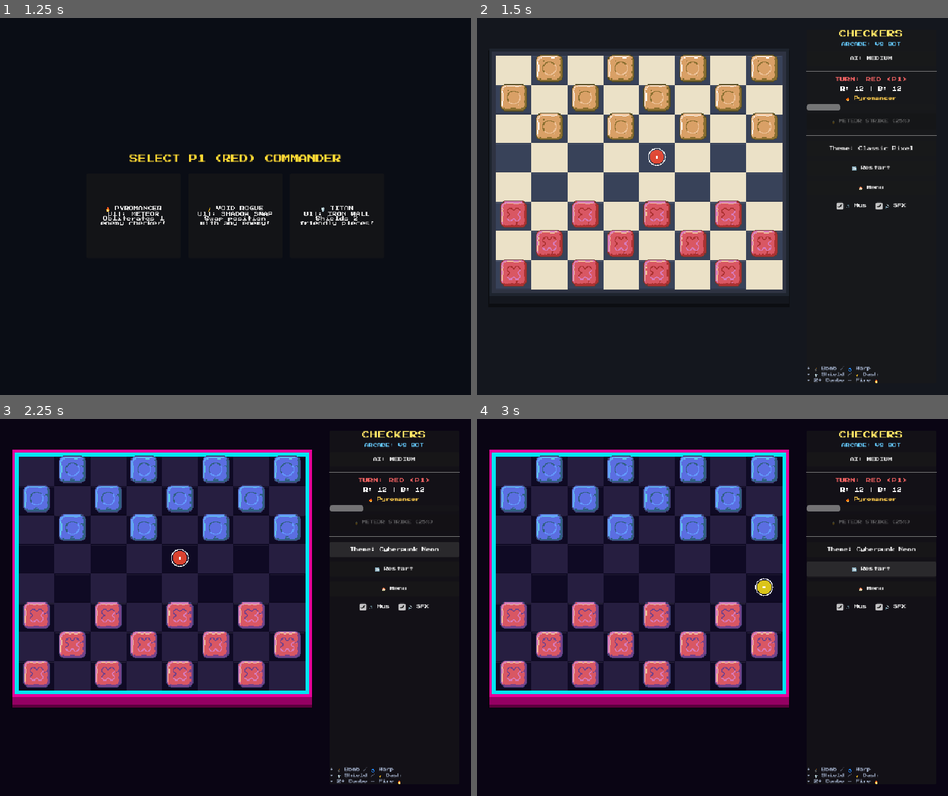
Above: before the commit, frames 1-4 (two rows, left to right).
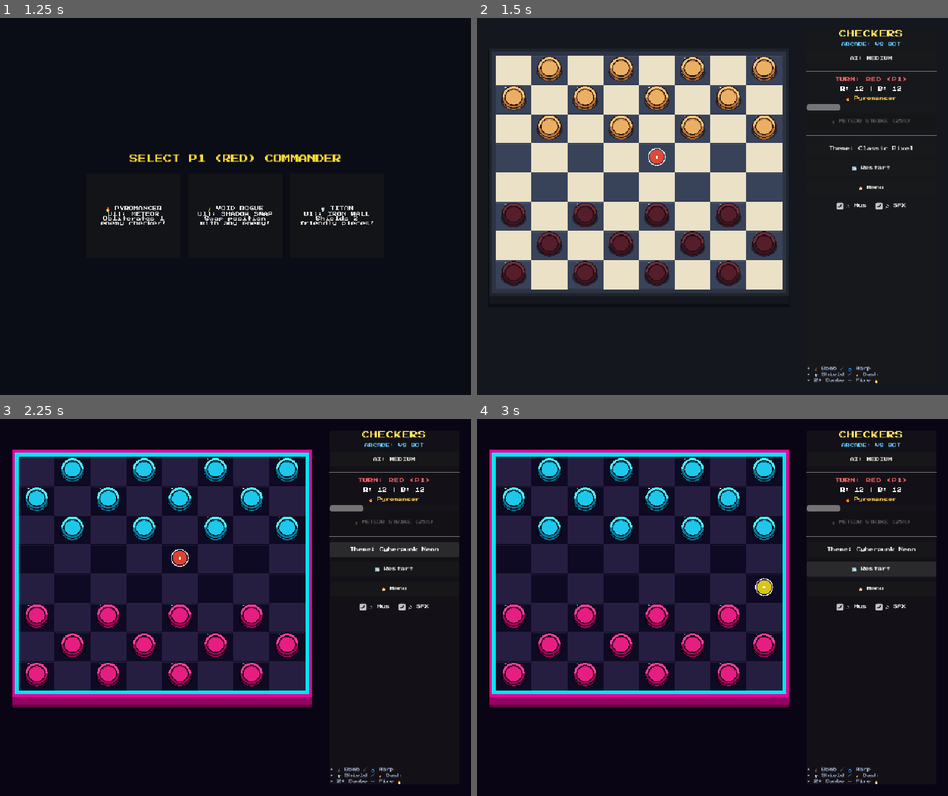
Above: after the commit, the same moments.

Repository: sylasjr/arcade-battle-checkers
Game: Godot game, scene res://scenes/Main.tscn
Same seed, same stepped clock (60 frames per second), same inputs: the game is played once before the commit and once after it.
Inputs:
- Up to frame 1 (1.25 s): click "⚔️ VS BOT (Arcade)" at 0.5 s
- Up to frame 2 (1.5 s): click "🔥 PYROMANCER Ult: METEOR Obli…" at 1.25 s
- Up to frame 3 (2.25 s): click "Theme: Classic Pixel" at 2 s
- Up to frame 4 (3 s): click "🔄 Restart" at 2.75 s

Frame 1 is identical in both runs. In frame 2, 8.7% of the frame differs, in the area x 4-64%, y 9-72%; in frame 3, 9.6%; in frame 4, 9.6%.

Commit message:
Revert "feat: slice and integrate 108 rune piece sprites with dynamic Star King morphs and theme palettes"
This reverts commit 76e44bfb47fa45a4a38758e7bf4f0220ed79f527.

Diff:
--- a/scripts/Piece.gd
+++ b/scripts/Piece.gd
@@ -64,16 +64,10 @@
 
 func _load_current_texture() -> void:
 	var tex_path = ""
-	if is_king:
-		if player == Player.RED:
-			tex_path = theme_data.get("red_king_texture", "res://textures/runes/crimson_red_star.png")
-		else:
-			tex_path = theme_data.get("black_king_texture", "res://textures/runes/sand_light_star.png")
-	else:
-		if player == Player.RED:
-			tex_path = theme_data.get("red_texture", "res://textures/runes/crimson_red_cross.png")
-		else:
-			tex_path = theme_data.get("black_texture", "res://textures/runes/sand_light_circle.png")
+	if player == Player.RED:
+		tex_path = theme_data.get("red_texture", "res://textures/piece_dark.png")
+	else:
+		tex_path = theme_data.get("black_texture", "res://textures/piece_light.png")
 
 	if ResourceLoader.exists(tex_path):
 		piece_texture = load(tex_path)
@@ -203,7 +197,6 @@
 
 func promote_to_king() -> void:
 	is_king = true
-	_load_current_texture()
 	queue_redraw()
 	var tween = create_tween().set_trans(Tween.TRANS_BACK).set_ease(Tween.EASE_OUT)
 	tween.tween_property(self, "scale", Vector2(1.25, 1.25), 0.15)
--- a/scripts/ThemeManager.gd
+++ b/scripts/ThemeManager.gd
@@ -15,13 +15,9 @@
 		"board_dark": Color(0.22, 0.26, 0.35),
 		"board_border": Color(0.12, 0.14, 0.18),
 		"board_inner_border": Color(0.18, 0.20, 0.26),
-		"red_color_set": "crimson_red",
-		"black_color_set": "sand_light",
-		"red_texture": "res://textures/runes/crimson_red_cross.png",
-		"black_texture": "res://textures/runes/sand_light_circle.png",
-		"red_king_texture": "res://textures/runes/crimson_red_star.png",
-		"black_king_texture": "res://textures/runes/sand_light_star.png",
-		"red_main": Color(0.85, 0.22, 0.28),
+		"red_texture": "res://textures/piece_dark.png",
+		"black_texture": "res://textures/piece_light.png",
+		"red_main": Color(0.55, 0.20, 0.25),
 		"black_main": Color(0.95, 0.75, 0.45),
 		"glow_color": Color(0.2, 0.8, 1.0, 0.4)
 	},
@@ -32,12 +28,8 @@
 		"board_dark": Color(0.06, 0.04, 0.14),
 		"board_border": Color(0.9, 0.0, 0.6),
 		"board_inner_border": Color(0.0, 0.9, 0.95),
-		"red_color_set": "magenta_pink",
-		"black_color_set": "royal_blue",
-		"red_texture": "res://textures/runes/magenta_pink_cross.png",
-		"black_texture": "res://textures/runes/royal_blue_circle.png",
-		"red_king_texture": "res://textures/runes/magenta_pink_star.png",
-		"black_king_texture": "res://textures/runes/royal_blue_star.png",
+		"red_texture": "res://textures/piece_neon_magenta.png",
+		"black_texture": "res://textures/piece_neon_cyan.png",
 		"red_main": Color(1.0, 0.05, 0.55),
 		"black_main": Color(0.0, 0.85, 0.95),
 		"glow_color": Color(0.0, 1.0, 0.8, 0.5)
@@ -49,14 +41,10 @@
 		"board_dark": Color(0.42, 0.26, 0.14),
 		"board_border": Color(0.24, 0.14, 0.08),
 		"board_inner_border": Color(0.32, 0.18, 0.10),
-		"red_color_set": "amber_orange",
-		"black_color_set": "sand_dark",
-		"red_texture": "res://textures/runes/amber_orange_square.png",
-		"black_texture": "res://textures/runes/sand_dark_dot.png",
-		"red_king_texture": "res://textures/runes/amber_orange_star.png",
-		"black_king_texture": "res://textures/runes/sand_dark_star.png",
-		"red_main": Color(0.85, 0.45, 0.15),
-		"black_main": Color(0.70, 0.55, 0.35),
+		"red_texture": "res://textures/piece_dark.png",
+		"black_texture": "res://textures/piece_light.png",
+		"red_main": Color(0.55, 0.20, 0.25),
+		"black_main": Color(0.95, 0.75, 0.45),
 		"glow_color": Color(1.0, 0.75, 0.2, 0.4)
 	},
 	ThemeType.MAGMA_INFERNO: {
@@ -66,14 +54,10 @@
 		"board_dark": Color(0.14, 0.04, 0.02),
 		"board_border": Color(0.85, 0.25, 0.05),
 		"board_inner_border": Color(0.95, 0.65, 0.1),
-		"red_color_set": "flame_orange",
-		"black_color_set": "obsidian_black",
-		"red_texture": "res://textures/runes/flame_orange_triangle.png",
-		"black_texture": "res://textures/runes/obsidian_black_square.png",
-		"red_king_texture": "res://textures/runes/flame_orange_star.png",
-		"black_king_texture": "res://textures/runes/obsidian_black_star.png",
+		"red_texture": "res://textures/piece_magma.png",
+		"black_texture": "res://textures/piece_ash.png",
 		"red_main": Color(1.0, 0.35, 0.05),
-		"black_main": Color(0.25, 0.22, 0.24),
+		"black_main": Color(0.35, 0.30, 0.32),
 		"glow_color": Color(1.0, 0.4, 0.0, 0.5)
 	}
 }
Binary file removed: textures/rune_pieces.png
Not shown, removed: textures/rune_pieces.png.import
Binary file removed: textures/runes/amber_orange_circle.png
Not shown, removed: textures/runes/amber_orange_circle.png.import
Binary file removed: textures/runes/amber_orange_cross.png
Not shown, removed: textures/runes/amber_orange_cross.png.import
Binary file removed: textures/runes/amber_orange_dot.png
Not shown, removed: textures/runes/amber_orange_dot.png.import
Binary file removed: textures/runes/amber_orange_square.png
Not shown, removed: textures/runes/amber_orange_square.png.import
Binary file removed: textures/runes/amber_orange_star.png
Not shown, removed: textures/runes/amber_orange_star.png.import
(and 208 more such lines)
